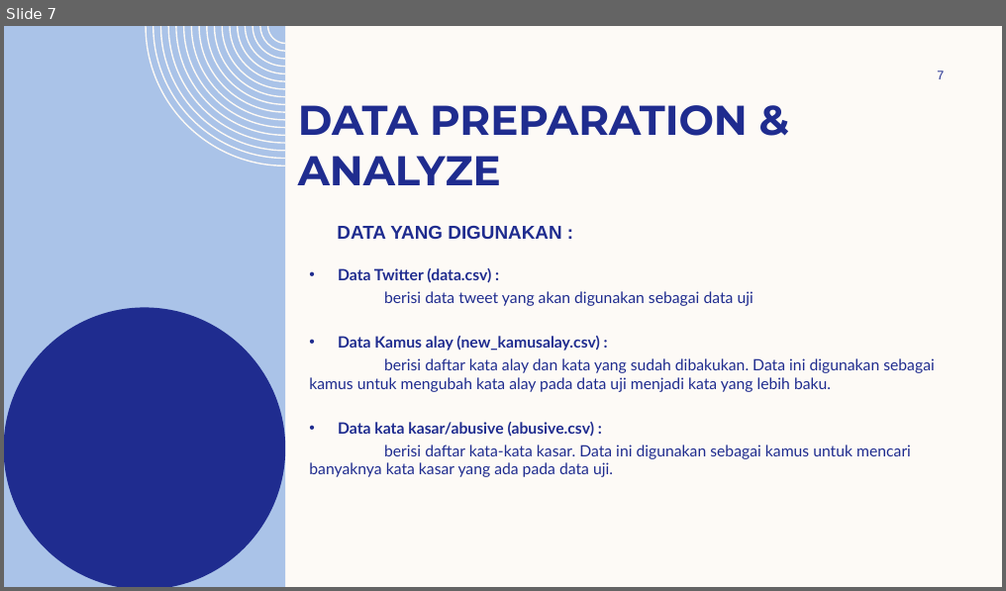
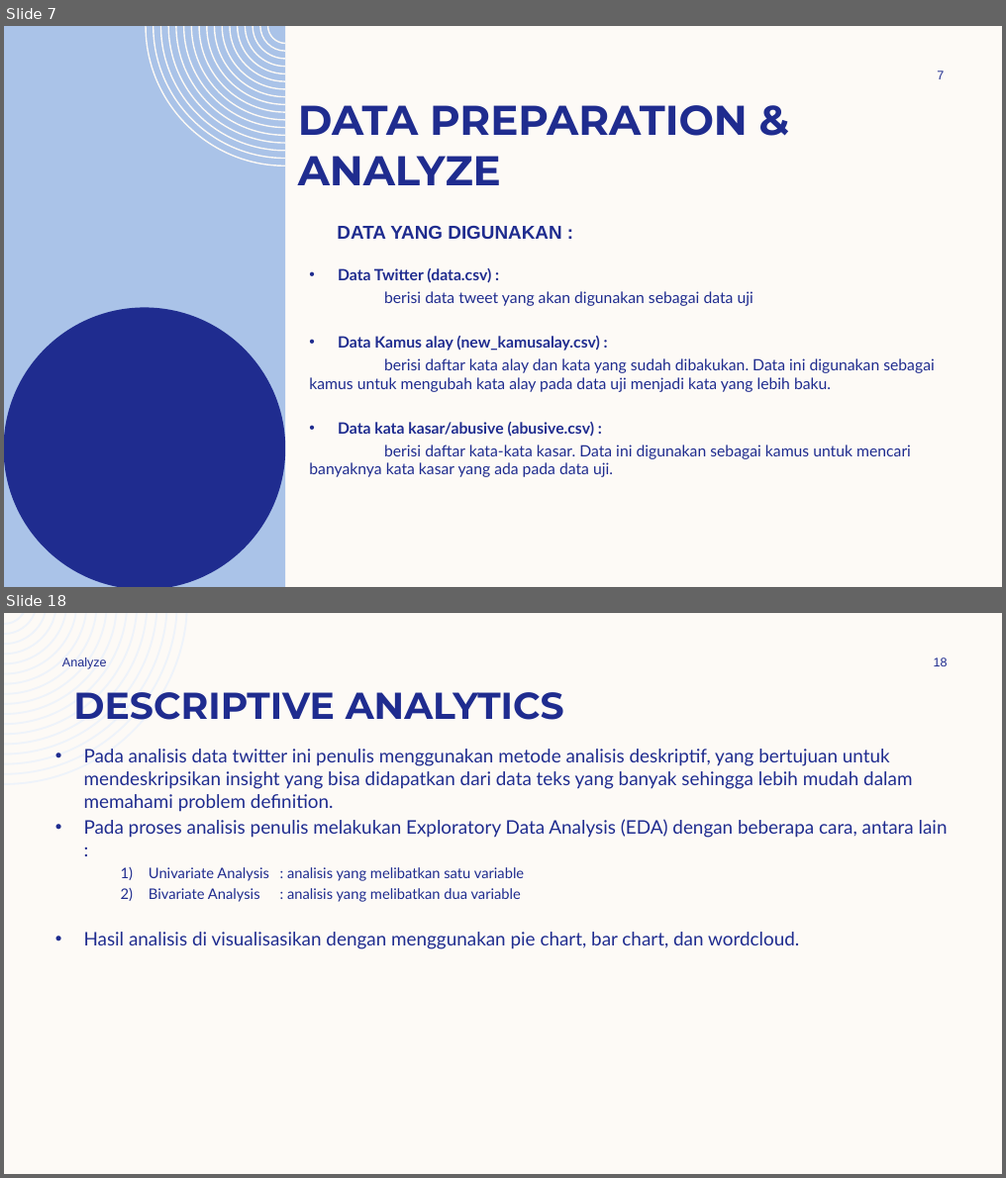
Before and after one commit to emaapriliana/gold-challenge, a slide deck: challenge binar.pptx. Shown one above the other, each under a label of ours: slide 7 before the commit, slides 7 and 18 after it; the slides between them are not shown. The pictures are 1006x591 and 1006x1178 pixels, drawn with LibreOffice and Linux fonts; fonts in the diff are those of the drawing; background and template pictures are left out. Boxes give left, top, right and bottom in pixels: in the first picture for what was removed or moved away, otherwise in the second. Text is boxed around its words. In the diff, an @@ line names an element or a change of style, - is before the commit and + after.

Commit message:
analisis dan report

```diff
--- a/challenge binar.pptx
+++ b/challenge binar.pptx
@@ slide 18 added at [4, 613, 1002, 1174], background #FDFAF6 @@
@@ freeform shape added at [4, 613, 187, 785], fill #EEF3FA @@
@@ text added at [62, 658, 107, 669], 12 pt, text #1F2C8F @@
+Analyze
@@ page number added at [934, 658, 947, 666], 12 pt, text #1F2C8F @@
+18
@@ title added at [73, 692, 564, 720], 36 pt, text #1F2C8F, bold @@
+DESCRIPTIVE ANALYTICS
@@ text added at [84, 749, 947, 950], 18 pt, text #1F2C8F @@
+• Pada analisis data twitter ini penulis menggunakan metode analisis deskriptif, yang bertujuan untuk mendeskripsikan insight yang bisa didapatkan dari data teks yang banyak sehingga lebih mudah dalam memahami problem definition.
+• Pada proses analisis penulis melakukan Exploratory Data Analysis (EDA) dengan beberapa cara, antara lain :
+    1) Univariate Analysis : analisis yang melibatkan satu variable
+    2) Bivariate Analysis : analisis yang melibatkan dua variable
+• Hasil analisis di visualisasikan dengan menggunakan pie chart, bar chart, dan wordcloud.
```
Also in this commit, not shown: 8 slides changed, 21 other slides added, 2 slides removed, 1 other file.
